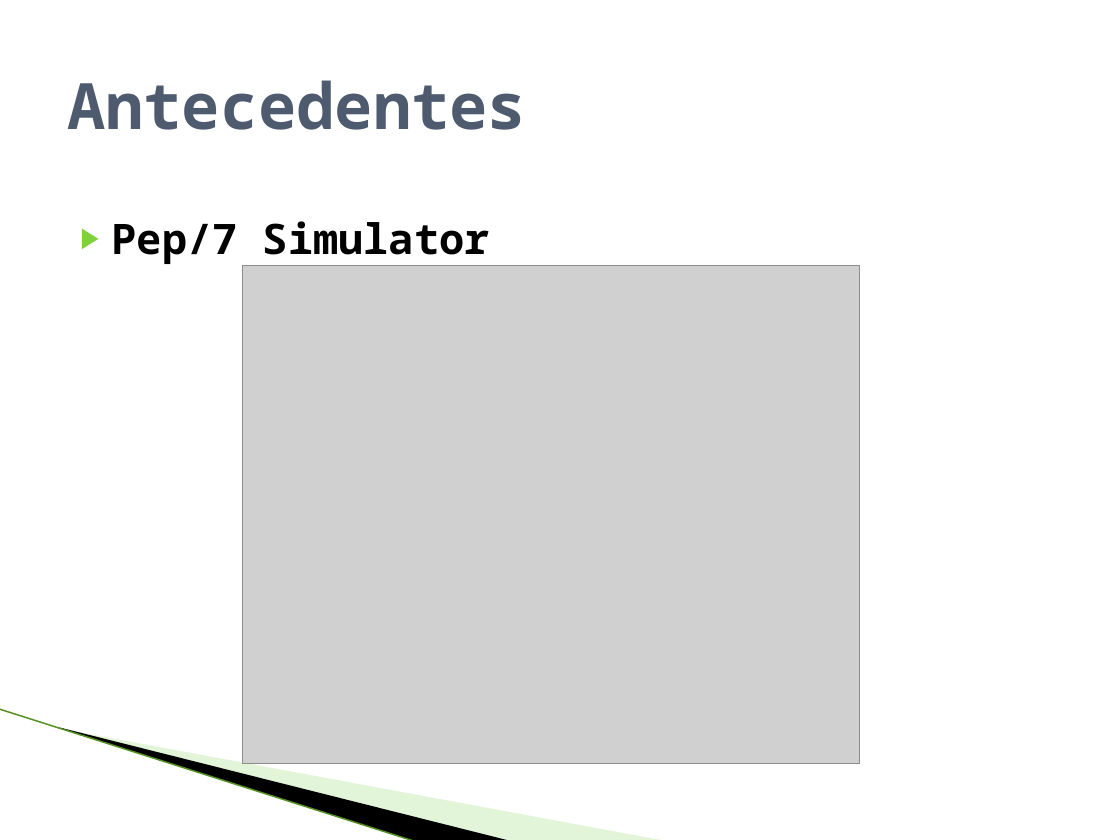
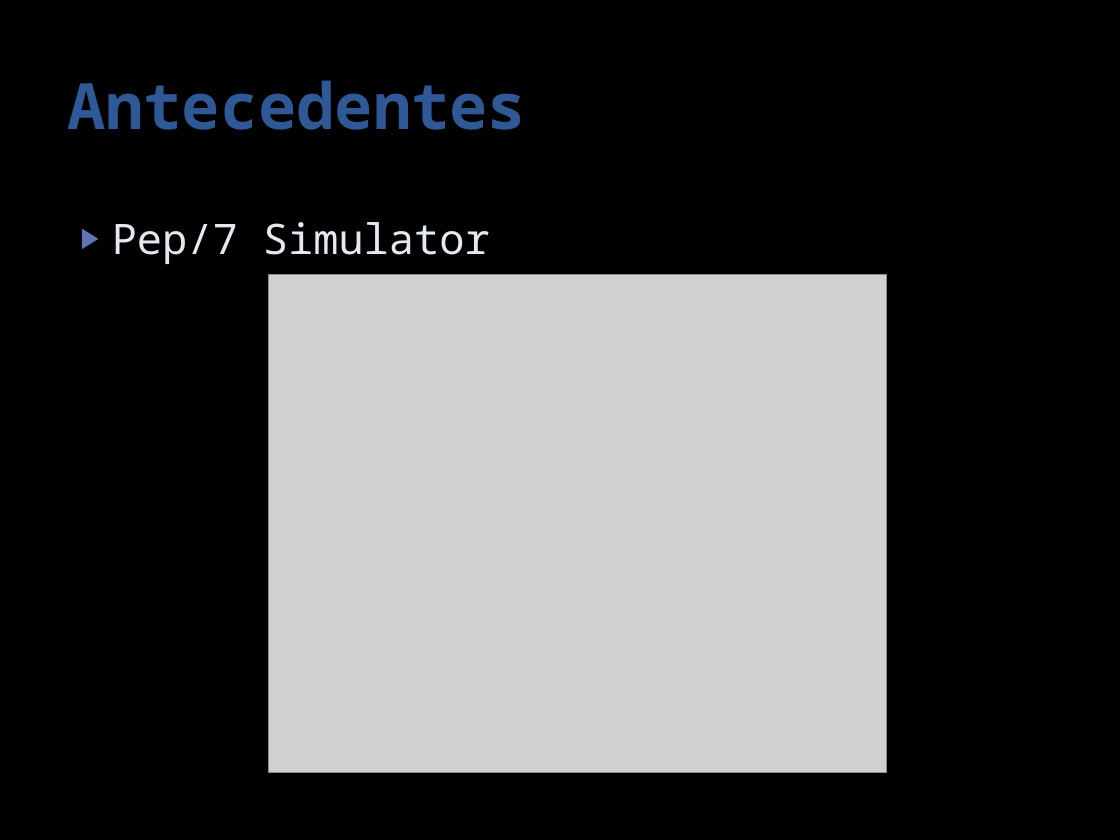
Before and after one commit to paoloadrian/DocumentacionCIHI, a slide deck: slide 8 of defensa publica.pptx (slide 7 before the commit). Drawn at 1120x840 pixels with LibreOffice and Linux fonts; fonts in the diff are those of the drawing; grey boxes stand for pictures; background and template pictures are left out. Boxes give left, top, right and bottom in pixels: in the first picture for what was removed or moved away, otherwise in the second. Text is boxed around its words. In the diff, an @@ line names an element or a change of style, - is before the commit and + after.

```diff
--- a/defensa publica.pptx
+++ b/defensa publica.pptx
@@ background #FFFFFF to #000000 @@
@@ title "Antecedentes" at [67, 80, 526, 130]: text colour #4E5B6F to #2F5897 @@
@@ text "Pep/7 Simulator" at [112, 222, 490, 264]: text colour #000000 to #E4E9EF, bold off; bullet colour #7FD13B to #6076B4 @@
@@ picture: place and size @@
-picture at [243, 265, 860, 764]
+picture at [269, 274, 886, 773]
@@ line removed from (0, 709) to (416, 840) @@
@@ freeform shape removed at [59, 727, 512, 840] @@
@@ freeform shape removed at [62, 728, 666, 840] @@
```
Also in this commit, not shown: 27 other slides changed, 19 slides added, 20 slides removed.
